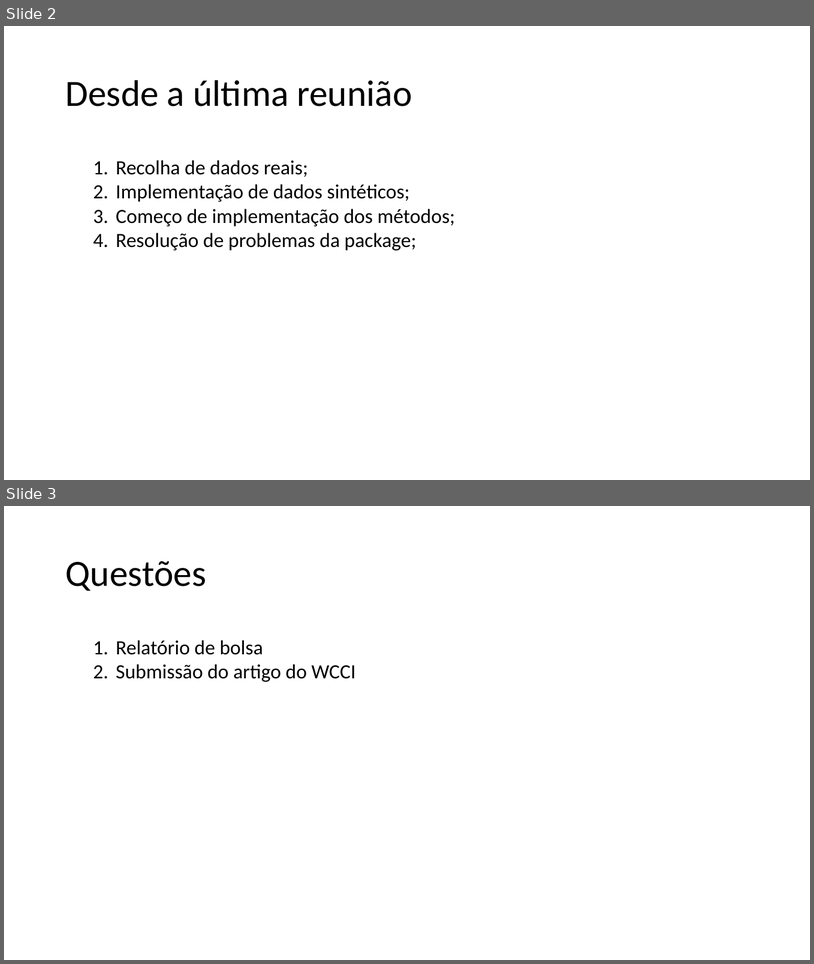
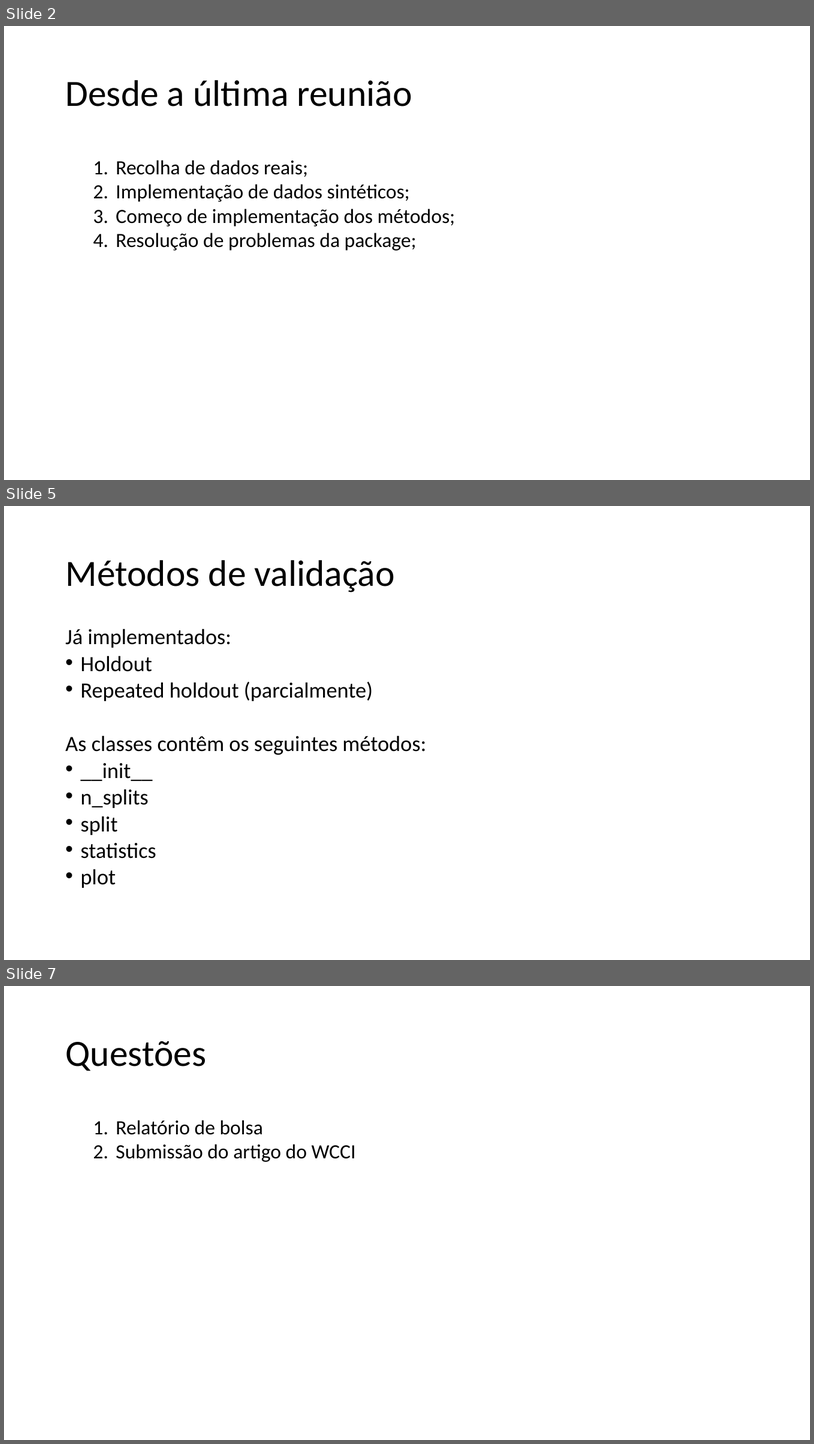
Before and after one commit to MiguelLoureiro98/timecave, a slide deck: papers/.ppt/TimeSeriesCV_08042024.pptx. Shown one above the other, each under a label of ours: slides 2 and 3 before the commit, slides 2, 5 and 7 after it; the slides between them are not shown. The pictures are 814x964 and 814x1444 pixels, drawn with LibreOffice and Linux fonts; fonts in the diff are those of the drawing. Boxes give left, top, right and bottom in pixels: in the first picture for what was removed or moved away, otherwise in the second. Text is boxed around its words. In the diff, an @@ line names an element or a change of style, - is before the commit and + after.

```diff
--- a/papers/.ppt/TimeSeriesCV_08042024.pptx
+++ b/papers/.ppt/TimeSeriesCV_08042024.pptx
@@ slide 5 added at <box>4,506,810,960</box>, background #FFFFFF @@
@@ title added at <box>65,560,395,592</box>, 44 pt, text #000000 @@
+Métodos de validação
@@ text added at <box>65,628,426,888</box>, 25.9 pt, text #000000 @@
+Já implementados:
+• Holdout
+• Repeated holdout (parcialmente)
+As classes contêm os seguintes métodos:
+• __init__
+• n_splits
+• split
+• statistics
+• plot
@@ what was slide 3 is now slide 7 @@
```
Also in this commit, not shown: 3 other slides added.
